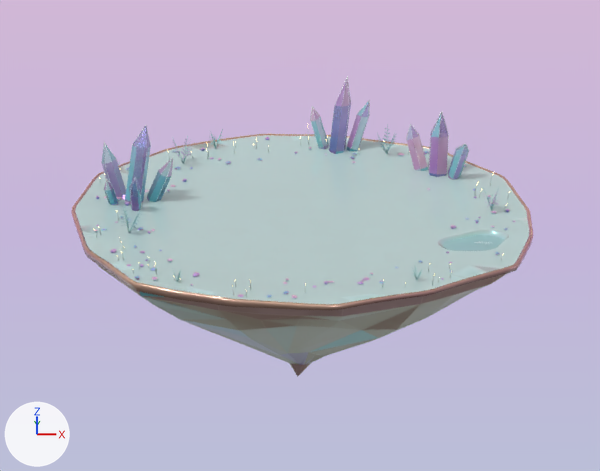
A saved change to the Blender file art/island/island.blend.
The view is the same before and after, from the file's camera 'SUP_Preview_Camera'. Every picture has the same lights, and +X, +Y and +Z are marked at lower left. The picture after the commit comes second.

Before the edit, the objects in view are built like this:
```python
ob_island_accents___scattered_opal_gravel = bpy.data.objects.new('Island_Accents | Scattered opal gravel', me_island_accents___scattered_opal_gravel)
ob_island_accents___scattered_opal_gravel.parent = ob_sup_island_root
ob_island_accents___scattered_opal_gravel.location = (0.0, 0.0, 0.0)
ob_island_crystal_underside___asymmetric_mineral_keel = bpy.data.objects.new('Island_Crystal_Underside | Asymmetric mineral keel', me_island_crystal_underside___asymmetric_mineral_keel)
ob_island_crystal_underside___asymmetric_mineral_keel.parent = ob_sup_island_root
ob_island_crystal_underside___asymmetric_mineral_keel.location = (0.0, 0.0, 0.0)
ob_sup_preview_sky_backdrop = bpy.data.objects.new('SUP Preview sky backdrop', me_sup_preview_sky_backdrop)
ob_sup_preview_sky_backdrop.location = (0.0, 0.0, 0.0)
# also in view: 'Island_Peripheral_Crystals | Cluster 1 facet family 1' at (-2.8, 0.7, 0.7); 'Island_Peripheral_Crystals | Cluster 1 facet family 2' at (-2.8, 0.8, 0.4); 'Island_Peripheral_Crystals | Cluster 2 facet family 1' at (2.4, 2.3, 0.5); 'Island_Metal_Rim | Contour-following rose-gold seam' at (0.0, 0.0, 0.0); 'Island_Peripheral_Crystals | Cluster 1 facet family 3' at (-3.2, 1.0, 0.5)
```
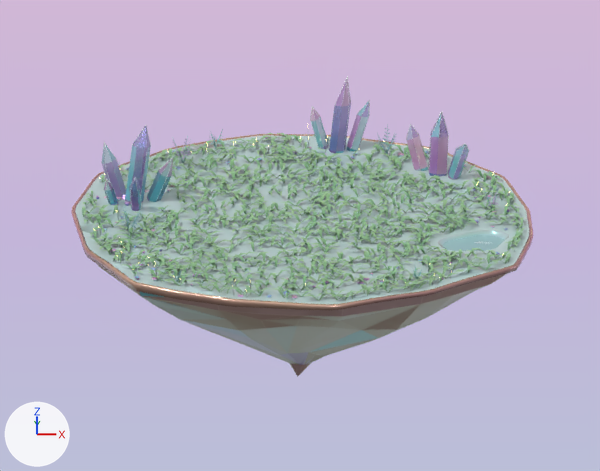
What differs and where, as boxes (x1, y1, x2, y2) in the pictures (600 x 471 px):
'SUP Grass preview | Runtime instances, excluded from GLB', added (green): after (82, 133, 524, 301)

The change, as a list of edits to the scene's bpy script:
```text
Add mat_sup_short_mint_grass_preview:
    mat_sup_short_mint_grass_preview = bpy.data.materials.new('SUP Short mint grass preview')
    mat_sup_short_mint_grass_preview.use_nodes = True; mat_sup_short_mint_grass_preview.node_tree.nodes.clear()
    _N = mat_sup_short_mint_grass_preview.node_tree.nodes; _L = mat_sup_short_mint_grass_preview.node_tree.links
    n0 = _N.new('ShaderNodeBsdfPrincipled'); n0.name = 'Principled BSDF'
    n0.inputs[2].default_value = 1.0  # 'Roughness'
    n1 = _N.new('ShaderNodeOutputMaterial'); n1.name = 'Material Output'
    n2 = _N.new('ShaderNodeVertexColor'); n2.name = 'Color Attribute'
    n2.layer_name = 'Tint'
    _L.new(n0.outputs[0], n1.inputs[0])  # 'BSDF' to 'Surface'
    _L.new(n2.outputs[0], n0.inputs[0])  # 'Color' to 'Base Color'
Add me_sup_runtime_grass_preview_mesh:
    me_sup_runtime_grass_preview_mesh.from_pydata(...)  # 10000 vertices, 6000 faces; spans x -3.75..3.87, y -3.64..3.72, z 0.0..0.17
    me_sup_runtime_grass_preview_mesh.polygons.foreach_set('use_smooth', [True] * 6000)
    me_sup_runtime_grass_preview_mesh.materials.append(mat_sup_short_mint_grass_preview)
Add ob_sup_grass_preview___runtime_instances__excluded_from_glb:
    ob_sup_grass_preview___runtime_instances__excluded_from_glb = bpy.data.objects.new('SUP Grass preview | Runtime instances, excluded from GLB', me_sup_runtime_grass_preview_mesh)
    ob_sup_grass_preview___runtime_instances__excluded_from_glb.location = (0.0, 0.0, 0.0)
```
